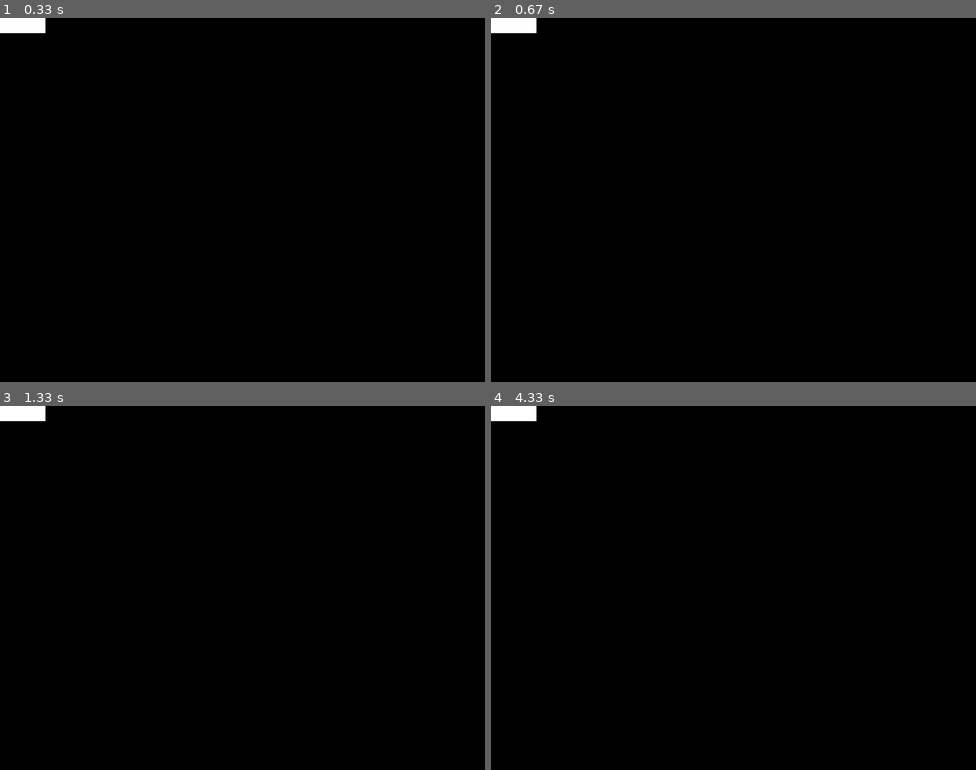
Above: before the commit, frames 1-4 (two rows, left to right).
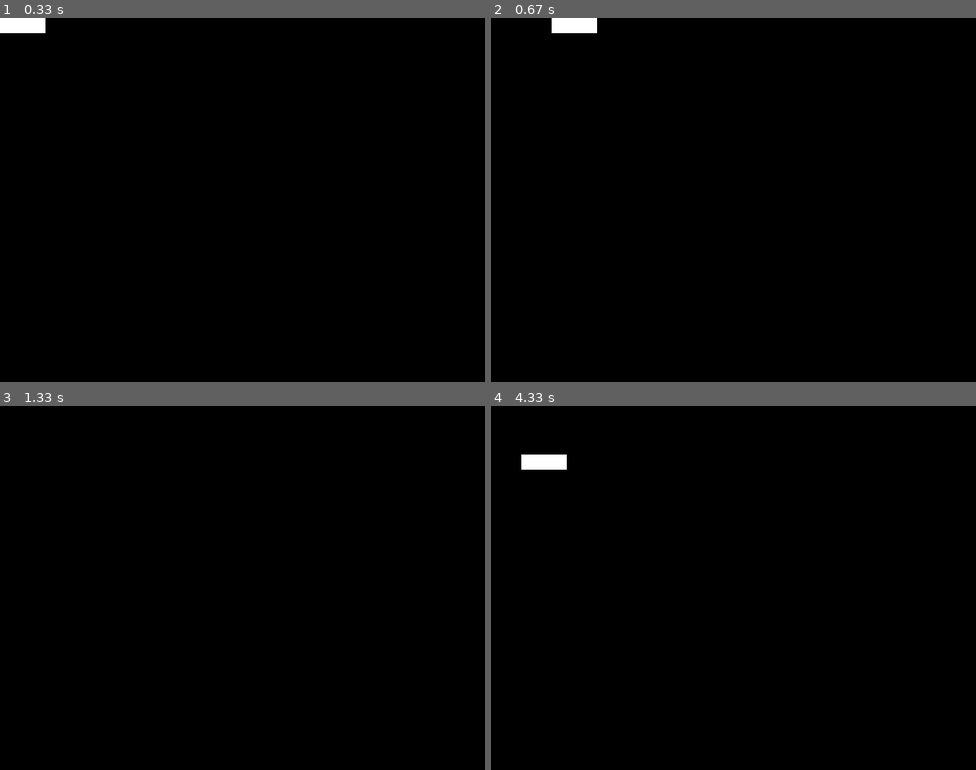
Above: after the commit, the same moments.

Repository: joshua-cole/typing-game-for-kids
Game: pygame game, started from typing-game.py
Same seed, same stepped clock (60 frames per second), same inputs: the game is played once before the commit and once after it.
Inputs:
- Up to frame 1 (0.33 s): no input
- Up to frame 2 (0.67 s): hold Right from 0.33 s (still down)
- Up to frame 3 (1.33 s): release Right at 0.8 s; hold Up 0.83-1.13 s
- Up to frame 4 (4.33 s): hold Left 1.67-2.2 s; hold Down 2.23-2.53 s; hold Left 2.57-2.97 s; hold Right 3.4-4.03 s; hold Down from 4.07 s (still down)

Frame 1 is identical in both runs. In frame 2, 0.8% of the frame differs, in the area x 0-22%, y 0-5%; in frame 3, 0.4%; in frame 4, 0.8%.

Commit message:
set it to the tutorial specifically.  The update() function was meant to be part of the Player class.

Diff:
--- a/typing-game.py
+++ b/typing-game.py
@@ -1,5 +1,3 @@
-# Simple pygame program using the tutorial found at https://realpython.com/pygame-a-primer/
-
 # Import the pygame module
 import pygame
 
@@ -15,42 +13,39 @@
     QUIT,
 )
 
-# Initialize pygame
-pygame.init()
-
-# Establish screen size
-screenWidth = 800
-screenHeight = 600
-
-# Colors to be used
-white = (255,255,255)
-blue = (0,0,255)
-black = (0,0,0)
-
-# Set up the drawing window
-screen = pygame.display.set_mode((screenWidth, screenHeight))
+# Define constants for the screen width and height
+SCREEN_WIDTH = 800
+SCREEN_HEIGHT = 600
 
 # Define a player object by extending pygame.sprite.Sprite
-# The surface that is drawn on the screen is now an attribute of 'player'
+# The surface drawn on the screen is now an attribute of 'player'
 class Player(pygame.sprite.Sprite):
     def __init__(self):
         super(Player, self).__init__()
         self.surf = pygame.Surface((75, 25))
-        self.surf.fill(white)
+        self.surf.fill((255, 255, 255))
         self.rect = self.surf.get_rect()
+    # Move the sprite based on user keypresses
+    def update(self, pressed_keys):
+        if pressed_keys[K_UP]:
+            self.rect.move_ip(0, -5)
+        if pressed_keys[K_DOWN]:
+            self.rect.move_ip(0, 5)
+        if pressed_keys[K_LEFT]:
+            self.rect.move_ip(-5, 0)
+        if pressed_keys[K_RIGHT]:
+            self.rect.move_ip(5, 0)
 
-def update(self, pressed_keys):
-    if pressed_keys[K_UP]:
-        self.rect.move_ip(0, -5)
-    if pressed_keys[K_DOWN]:
-        self.rect.move_ip(0, 5)
-    if pressed_keys[K_LEFT]:
-        self.rect.move_ip(-5, 0)
-    if pressed_keys[K_RIGHT]:
-        self.rect.move_ip(5, 0)
+# Initialize pygame
+pygame.init()
 
-# Initiate player.  Right now, it's just a rectangle
+# Create the screen object
+# The size is determined by the constant SCREEN_WIDTH and SCREEN_HEIGHT
+screen = pygame.display.set_mode((SCREEN_WIDTH, SCREEN_HEIGHT))
+
+# Instantiate player. Right now, this is just a rectangle.
 player = Player()
+
 # Variable to keep the main loop running
 running = True
 
@@ -73,14 +68,11 @@
     # Update the player sprite based on user keypresses
     player.update(pressed_keys)
 
-    # Fill the background with black
-    screen.fill(black)
+    # Fill the screen with black
+    screen.fill((0, 0, 0))
 
     # Draw the player on the screen
     screen.blit(player.surf, player.rect)
 
     # Update the display
     pygame.display.flip()
-
-# Done! Time to quit
-pygame.quit()
